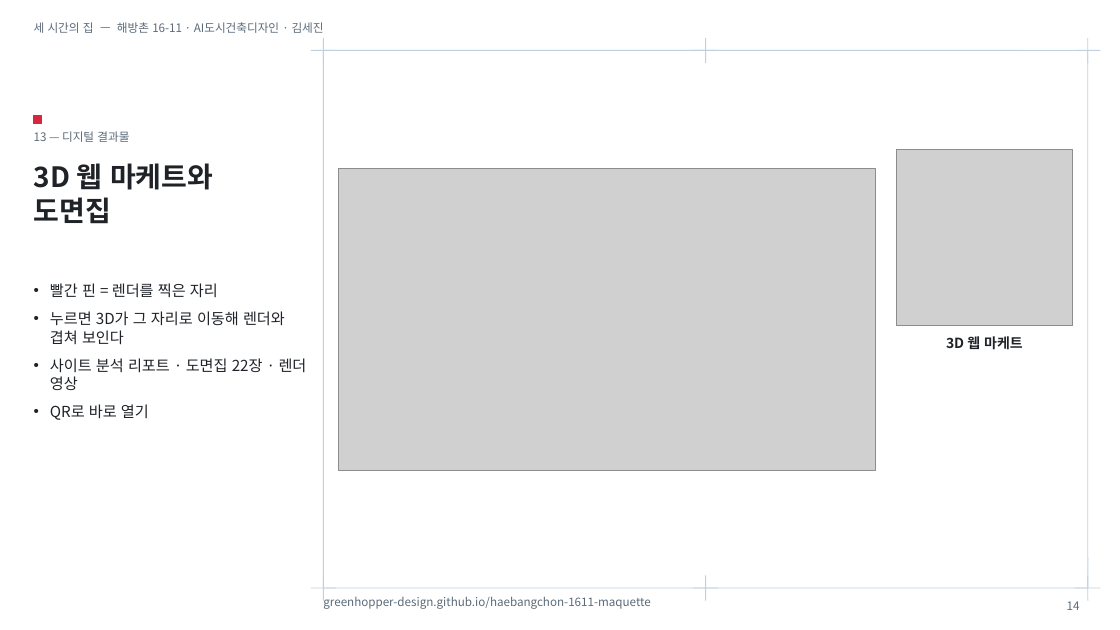
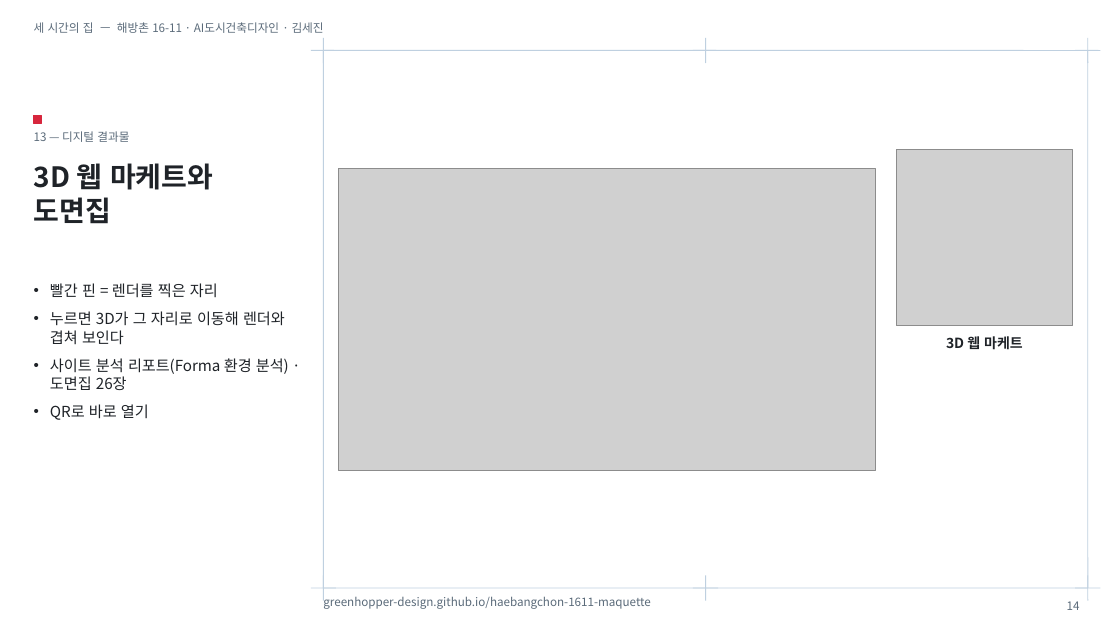
Before and after one commit to greenhopper-design/haebangchon-1611-maquette, a slide deck: slide 14 of assets/slides/three-hours-house.pptx. Drawn at 1120x630 pixels with LibreOffice and Linux fonts; fonts in the diff are those of the drawing; grey boxes stand for pictures. Boxes give left, top, right and bottom in pixels: in the first picture for what was removed or moved away, otherwise in the second. Text is boxed around its words. In the diff, an @@ line names an element or a change of style, - is before the commit and + after.

```diff
--- a/assets/slides/three-hours-house.pptx
+++ b/assets/slides/three-hours-house.pptx
@@ text at (x1=50, y1=358, x2=289, y2=390): text changed @@
-• 사이트 분석 리포트 · 도면집 22장 · 렌더 영상
+• 사이트 분석 리포트(Forma 환경 분석) · 도면집 26장
```
Also in this commit, not shown: 5 other slides changed, 25 other files.
